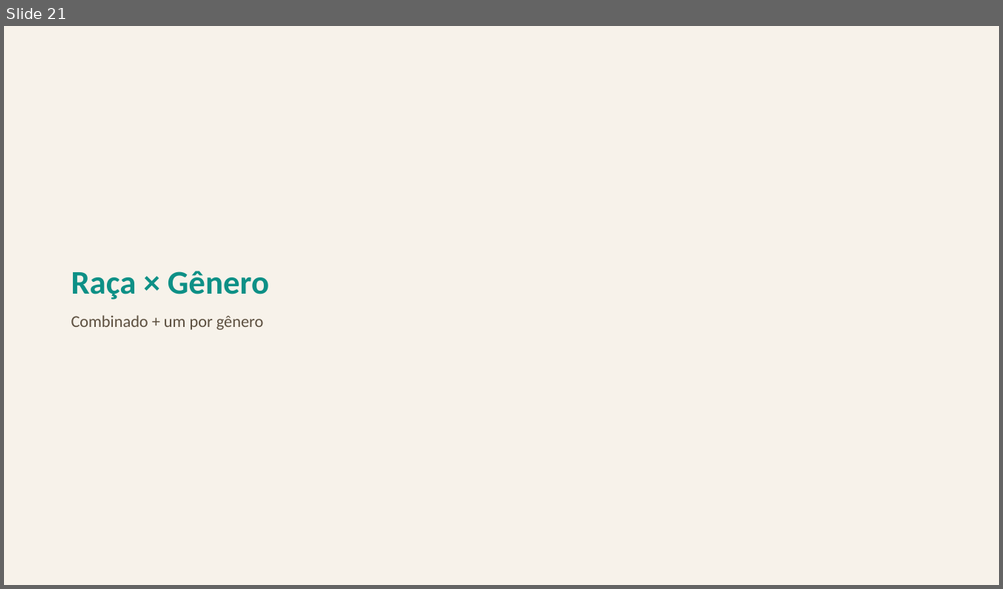
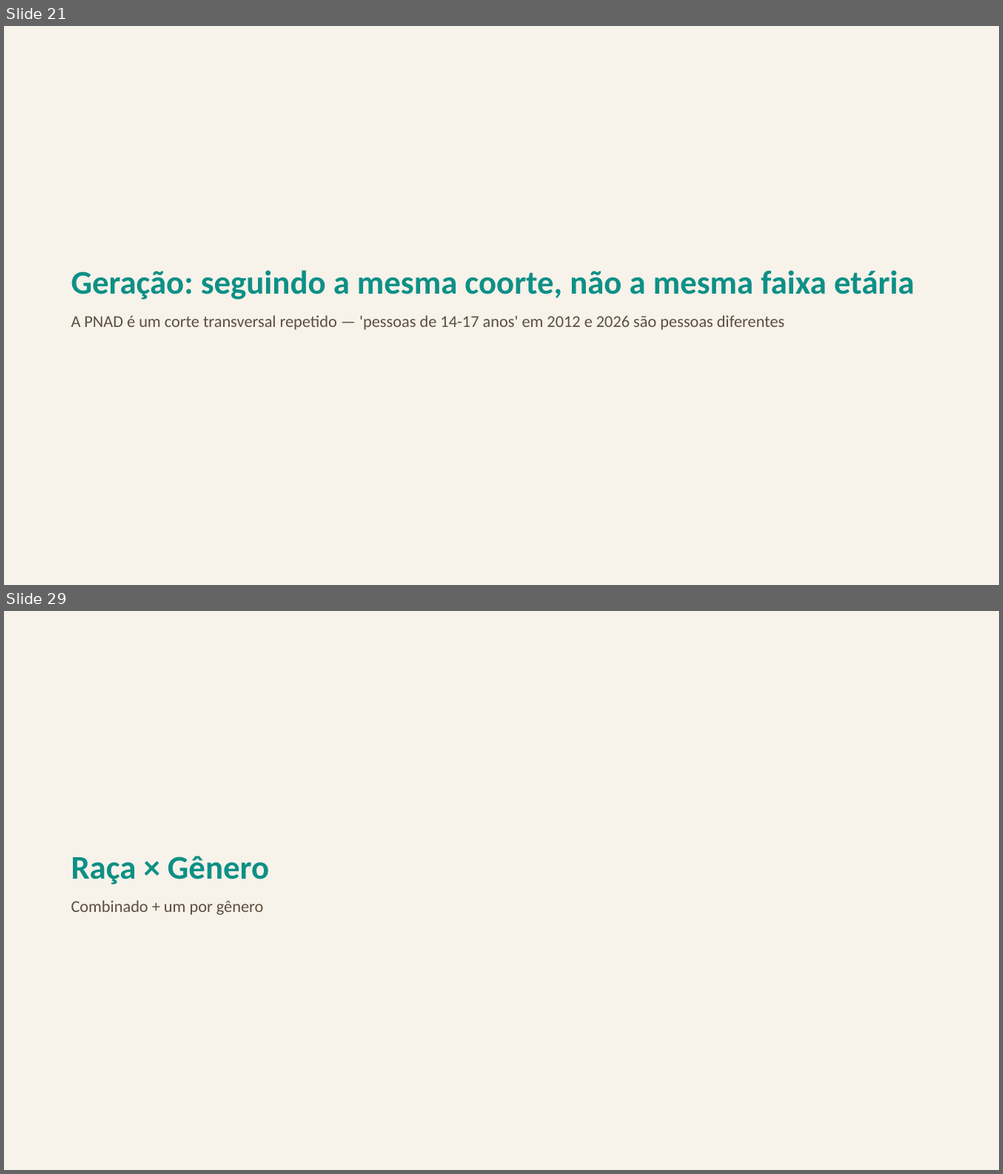
Before and after one commit to FelipeSantanaJ/Hub-Racial-Brasil, a slide deck: docs/Datahub_Racial_Brasil_Fase1.pptx. Shown one above the other, each under a label of ours: slide 21 before the commit, slides 21 and 29 after it; the slides between them are not shown. The pictures are 1003x589 and 1003x1174 pixels, drawn with LibreOffice and Linux fonts; fonts in the diff are those of the drawing. Boxes give left, top, right and bottom in pixels: in the first picture for what was removed or moved away, otherwise in the second. Text is boxed around its words. In the diff, an @@ line names an element or a change of style, - is before the commit and + after.

Commit message:
Adiciona análise por geração e perfil do topo 10% de renda por raça
Resolve o viés de "faixa etária não acompanha as mesmas pessoas" (a PNAD
Contínua é um corte transversal repetido, não um painel de décadas):
adiciona geração como coorte de nascimento sintética (Baby Boomer/Geração
X/Millennial/Geração Z, método de Deaton 1985) e o hiato racial calculado
DENTRO de cada geração ao longo do tempo, em vez de misturar coortes
diferentes que passam pela mesma faixa etária em anos diferentes. Achado:
o hiato do Baby Boomer cresce conforme a coorte envelhece na janela
observada — provável efeito de seleção em quem permanece no mercado.

Adiciona também o perfil de quem está no topo 10% de renda DENTRO de cada
raça (limiar P90 próprio de Branca e de Negra, não um corte único pro
Brasil), decomposto por gênero/faixa etária/geração/escolaridade,
histórico desde 2012. Achado mais forte: o topo 10% dos negros ficou muito
mais escolarizado (38%→58% com Superior completo), mas ainda atrás do
topo dos brancos (~83%). Documenta o efeito de "heaping" de renda
autodeclarada (concentração em valores redondos) que faz o corte capturar
um pouco mais que 10% de fato, com uma coluna de diagnóstico transparente
em vez de uma correção de desempate fora de escopo.

59 gráficos (era 53), apresentação com 77 slides (era 69), 19 datasets
(era 16).

```diff
--- a/docs/Datahub_Racial_Brasil_Fase1.pptx
+++ b/docs/Datahub_Racial_Brasil_Fase1.pptx
@@ slide 21 added at (4,26,999,585), background #F7F2EA @@
@@ text added at (71,270,913,330), 16 pt, text #5C4F3F @@
+Geração: seguindo a mesma coorte, não a mesma faixa etária
+A PNAD é um corte transversal repetido — 'pessoas de 14-17 anos' em 2012 e 2026 são pessoas diferentes
@@ what was slide 21 is now slide 29 @@
```
Also in this commit, not shown: 7 other slides added, 32 other files.
